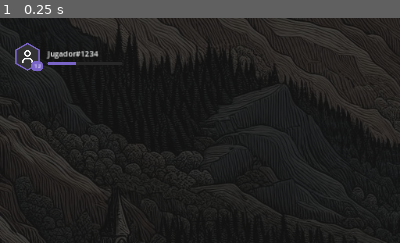
Above: before the commit, frame 1.
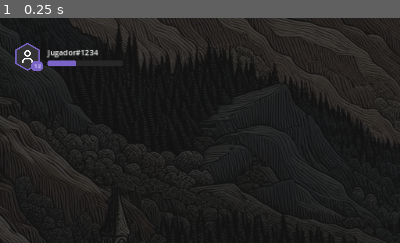
Above: after the commit, the same moment.

Repository: Bildurre/choque_de_leyendas_vg
Game: Godot game, scene res://screens/main_menu/main_menu_desktop.tscn
The game is run twice, just before and just after one commit, with the same random seed, the same clock (stepped at 60 frames per second) and the same inputs.
Inputs:
- Up to frame 1 (0.25 s): no input
The pictures show only the part of the screen within x 0-50%, y 0-50%; the shares and areas given below are measured in that part.

The runs differ from the first frame. In frame 1, 0.4% of the frame differs, in the area x 11-25%, y 14-22%.

Commit message:
Increase XP bar height from 8 to 14px
https://claude.ai/code/session_0176j4sJi8nNgewyZfevnuDY

Diff:
--- a/screens/main_menu/main_menu_desktop.tscn
+++ b/screens/main_menu/main_menu_desktop.tscn
@@ -155,7 +155,7 @@
 
 [node name="XPBar" type="ProgressBar" parent="Layout/TopSection/TopBar/ProfileArea/UserInfo"]
 layout_mode = 2
-custom_minimum_size = Vector2(180, 8)
+custom_minimum_size = Vector2(180, 14)
 max_value = 120.0
 value = 46.0
 show_percentage = false
